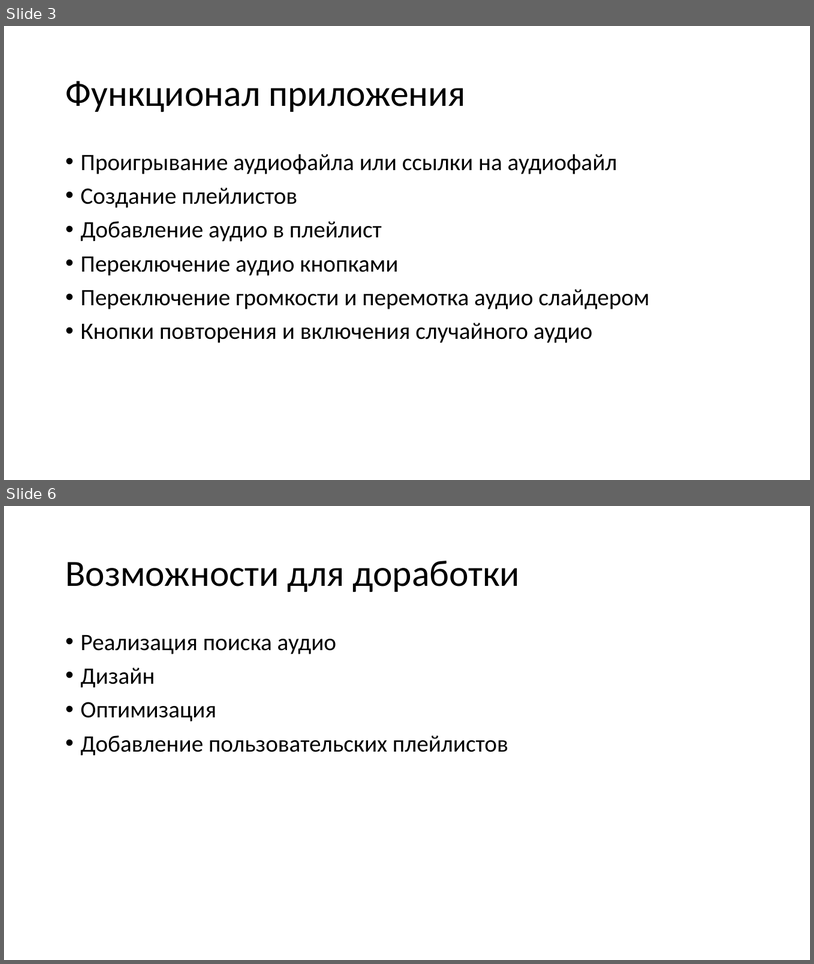
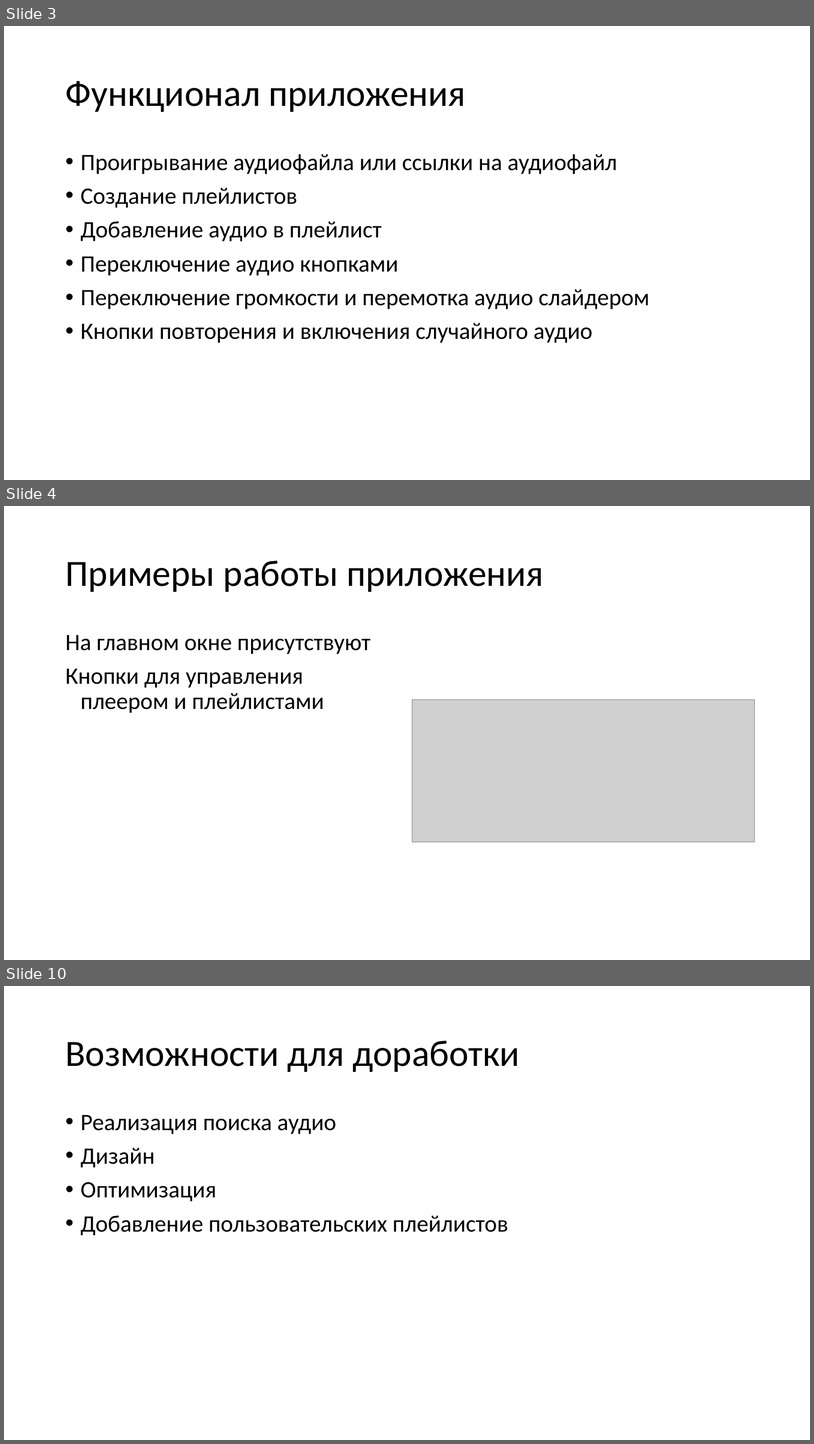
Before and after one commit to Ononim03/Simple_Audio, a slide deck: Simple audio.pptx. Shown one above the other, each under a label of ours: slides 3 and 6 before the commit, slides 3, 4 and 10 after it; the slides between them are not shown. The pictures are 814x964 and 814x1444 pixels, drawn with LibreOffice and Linux fonts; fonts in the diff are those of the drawing; grey boxes stand for pictures. Boxes give left, top, right and bottom in pixels: in the first picture for what was removed or moved away, otherwise in the second. Text is boxed around its words. In the diff, an @@ line names an element or a change of style, - is before the commit and + after.

```diff
--- a/Simple audio.pptx
+++ b/Simple audio.pptx
@@ slide 4 added at (x1=4, y1=506, x2=810, y2=960), background #FFFFFF @@
@@ title added at (x1=65, y1=561, x2=544, y2=592), 44 pt, text #000000 @@
+Примеры работы приложения
@@ text added at (x1=65, y1=635, x2=371, y2=713), 28 pt, text #000000 @@
+На главном окне присутствуют
+Кнопки для управления плеером и плейлистами
@@ picture added at (x1=413, y1=700, x2=755, y2=842) @@
@@ what was slide 6 is now slide 10 @@
```
Also in this commit, not shown: 5 other slides added, 2 slides removed.
